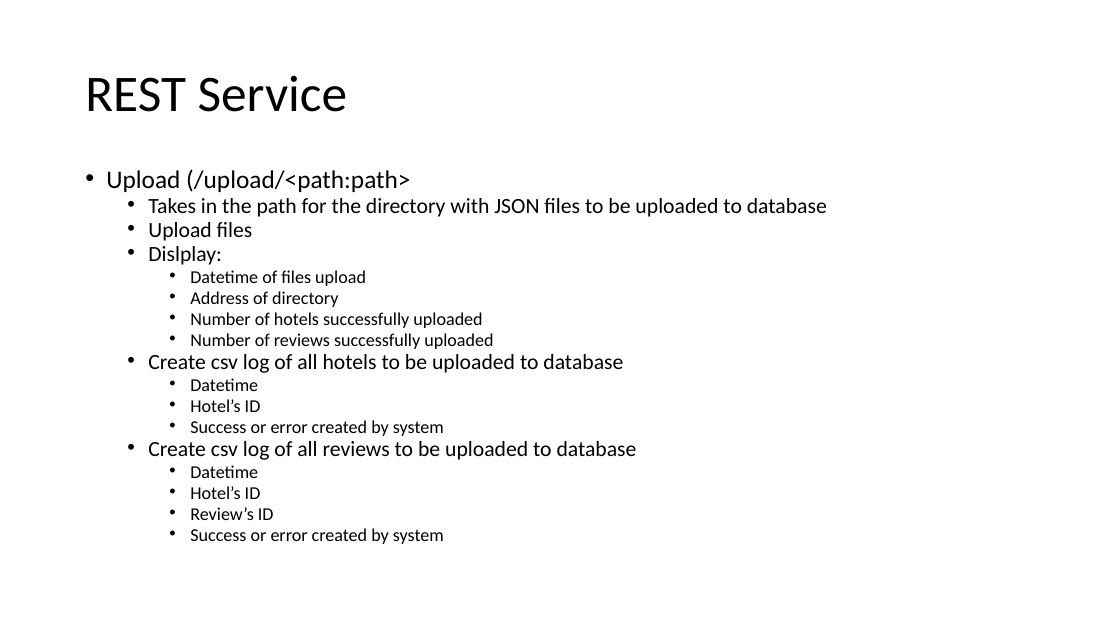
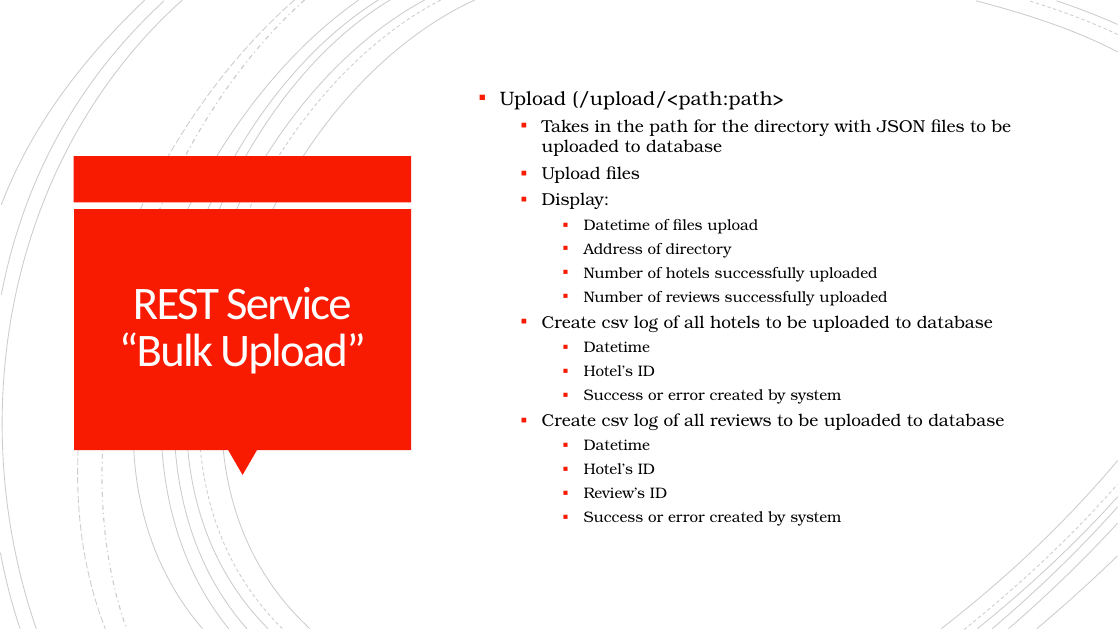
Before and after one commit to twheelis/Database_Final_Project, a slide deck: slide 6 of MSDS_7330_Final_Term_Project.pptx (slide 5 before the commit). Drawn at 1120x630 pixels with LibreOffice and Linux fonts; fonts in the diff are those of the drawing. Boxes give left, top, right and bottom in pixels: in the first picture for what was removed or moved away, otherwise in the second. Text is boxed around its words. In the diff, an @@ line names an element or a change of style, - is before the commit and + after.

Commit message:
Updated Powerpoint

```diff
--- a/MSDS_7330_Final_Term_Project.pptx
+++ b/MSDS_7330_Final_Term_Project.pptx
@@ group added at bbox=[0, 0, 1118, 630]: 21 freeform shapes @@
@@ text "Upload (/upload/<path:path>": place and size @@
-text "Upload (/upload/<path:path>" at bbox=[106, 169, 827, 544]
+text "Upload (/upload/<path:path>" at bbox=[500, 91, 1012, 526]
@@ text "Upload (/upload/<path:path>" at bbox=[500, 91, 1012, 526]: vertical alignment top to middle @@
@@ text at bbox=[500, 91, 1012, 526]: size 21.7 to 16.6 pt in "Upload (/upload/<path:path>"; font Calibri to TeX Gyre Bonum; size 18.6 to 14.8 pt in "Takes in the path for the directory ...", "Upload files", "Create csv log of all hotels to ...", "Create csv log of all reviews to ..."; size 15.5 to 12.9 pt in "Datetime of files upload", "Address of directory", "Number of hotels successfully uploaded", "Number of reviews successfully uploaded" and 7 more places; bullet • to ▪; line spacing 0.7 to 1 @@
@@ rectangle added at bbox=[74, 156, 412, 202], fill #F81B02 @@
@@ rectangle added at bbox=[74, 209, 411, 450], fill #F81B02 @@
@@ text at bbox=[542, 192, 610, 209]: text changed; size 18.6 to 14.8 pt; font Calibri to TeX Gyre Bonum @@
-  • Dislplay:
+  ▪ Display:
@@ title at bbox=[119, 287, 366, 374]: text changed; size 44 to 40 pt; text colour #000000 to #FFFEFF @@
-REST Service
+REST Service
+“Bulk Upload”
@@ triangle added at bbox=[228, 450, 257, 476], fill #F81B02 @@
```
Also in this commit, not shown: 3 other slides changed, 5 slides added, 1 slide removed.
